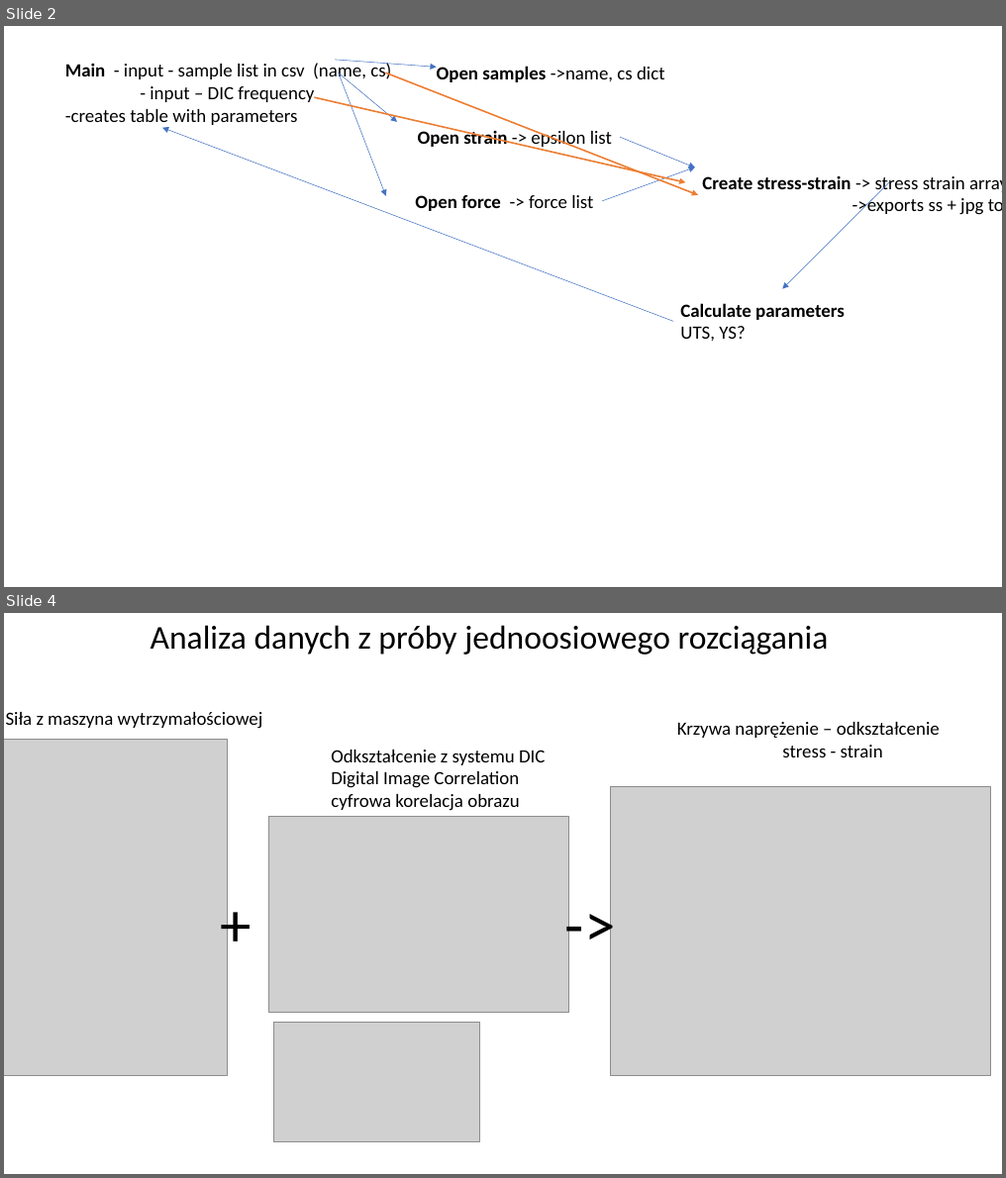
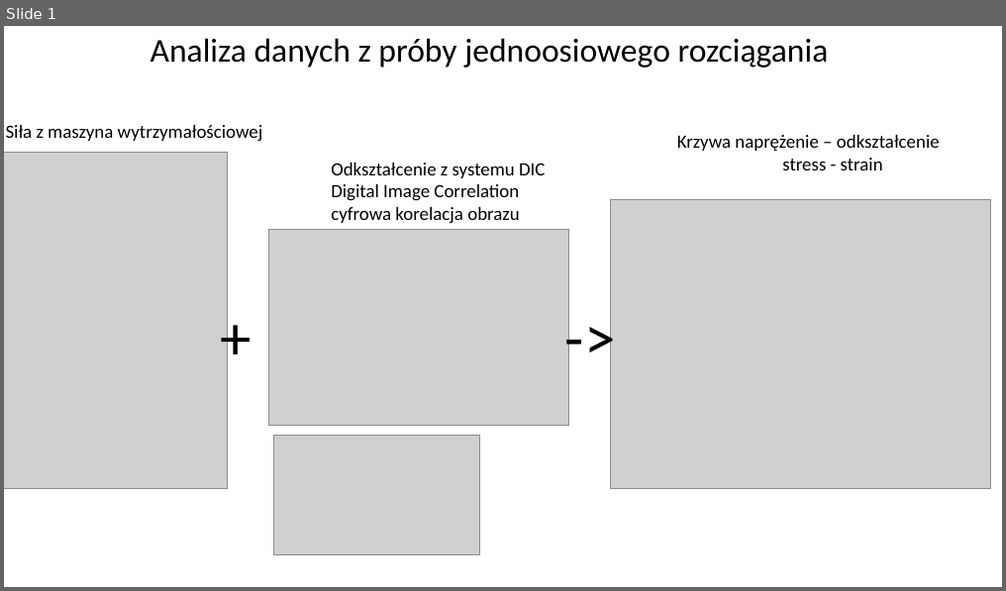
Before and after one commit to martaciemiorek/final, a slide deck: schemat.pptx. Shown one above the other, each under a label of ours: slides 2 and 4 before the commit, slide 1 after it; the slides between them are not shown. The pictures are 1006x1178 and 1006x591 pixels, drawn with LibreOffice and Linux fonts; fonts in the diff are those of the drawing; grey boxes stand for pictures. Boxes give left, top, right and bottom in pixels: in the first picture for what was removed or moved away, otherwise in the second. Text is boxed around its words. In the diff, an @@ line names an element or a change of style, - is before the commit and + after.

```diff
--- a/schemat.pptx
+++ b/schemat.pptx
@@ slide 2 removed at [4, 26, 1002, 587], background #FFFFFF @@
@@ text removed at [65, 62, 391, 125] @@
-Main - input - sample list in csv (name, cs)
-- input – DIC frequency
--creates table with parameters
@@ arrow removed from (335, 60) to (437, 68) @@
@@ arrow removed from (339, 74) to (397, 122) @@
@@ arrow removed from (339, 74) to (386, 196) @@
@@ arrow removed from (386, 74) to (698, 195) @@
@@ text removed at [437, 66, 665, 82] @@
-Open samples ->name, cs dict
@@ arrow removed from (315, 97) to (686, 182) @@
@@ arrow removed from (673, 322) to (162, 128) @@
@@ text removed at [418, 128, 612, 149] @@
-Open strain -> epsilon list
@@ arrow removed from (620, 137) to (695, 168) @@
@@ arrow removed from (602, 201) to (695, 168) @@
@@ text removed at [415, 195, 593, 211] @@
-Open force -> force list
@@ text removed at [702, 176, 1002, 217] @@
-Create stress-strain -> stress strain array
-->exports ss + jpg to file
@@ arrow removed from (890, 182) to (782, 288) @@
@@ text removed at [680, 303, 845, 341] @@
-Calculate parameters
-UTS, YS?
@@ what was slide 4 is now slide 1 @@
```
Also in this commit, not shown: 1 slide changed, 3 slides added, 3 other slides removed, 7 other files.
